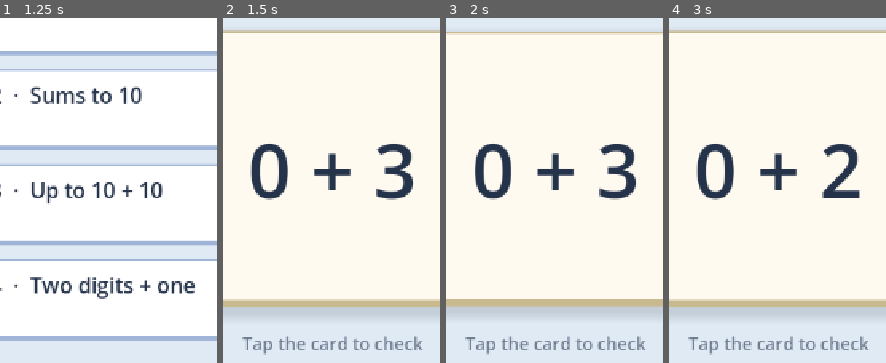
Above: before the commit, frames 1-4 (left to right).
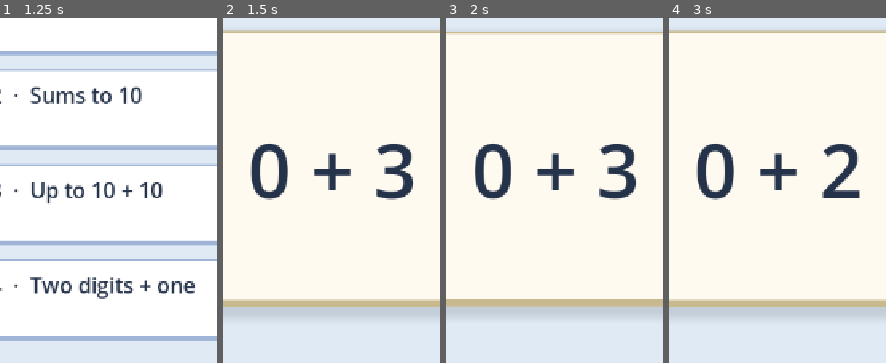
Above: after the commit, the same moments.

Repository: rotarydialer/math-flash
Game: Godot game, scene res://scenes/Main.tscn
The game is run twice, just before and just after one commit, with the same random seed, the same clock (stepped at 60 frames per second) and the same inputs.
Inputs:
- Up to frame 1 (1.25 s): click "Addition 4 levels" at 0.5 s
- Up to frame 2 (1.5 s): click "Level 1 · Sums to 5 New!" at 1.25 s
- Up to frame 3 (2 s): no input
- Up to frame 4 (3 s): click "Back" at 2 s; click "Level 1 · Sums to 5 New!" at 2.75 s
The pictures show only the part of the screen within x 25-75%, y 26-76%; the shares and areas given below are measured in that part.

Frame 1 is identical in both runs. In frame 2, 1.2% of the frame differs, in the area x 8-92%, y 92-98%; in frame 3, 1.2%; in frame 4, 1.2%.

Commit message:
Remove the tap-the-card hint
Co-Authored-By: Claude Opus 5.5 <noreply@anthropic.com>

Diff:
--- a/scripts/play_screen.gd
+++ b/scripts/play_screen.gd
@@ -9,7 +9,6 @@
 var _title: Label
 var _counter: Label
 var _card: FlashCard
-var _hint: Label
 var _wrong_btn: AnswerButton
 var _right_btn: AnswerButton
 var _overlay: Control
@@ -25,8 +24,6 @@
 	_card = FlashCard.new()
 	add_child(_card)
 	_card.flipped.connect(_on_flipped)
-	_hint = _make_label("Tap the card to check", 28, Vector2(0, Config.CARD_CENTER_Y + Config.CARD_SIZE.y / 2 + 40))
-	_hint.modulate.a = 0.6
 	_wrong_btn = _make_answer_button(false, Config.VIEWPORT_W * 0.28)
 	_right_btn = _make_answer_button(true, Config.VIEWPORT_W * 0.72)
 	_build_overlay()
@@ -116,11 +113,9 @@
 func _on_card_shown(problem: Dictionary, index: int, total: int) -> void:
 	_counter.text = "%d / %d" % [index + 1, total]
 	_card.show_problem(problem)
-	_hint.visible = true
 	_set_answer_buttons(false)
 
 func _on_flipped() -> void:
-	_hint.visible = false
 	_set_answer_buttons(true)
 
 func _on_answer(correct: bool) -> void:
